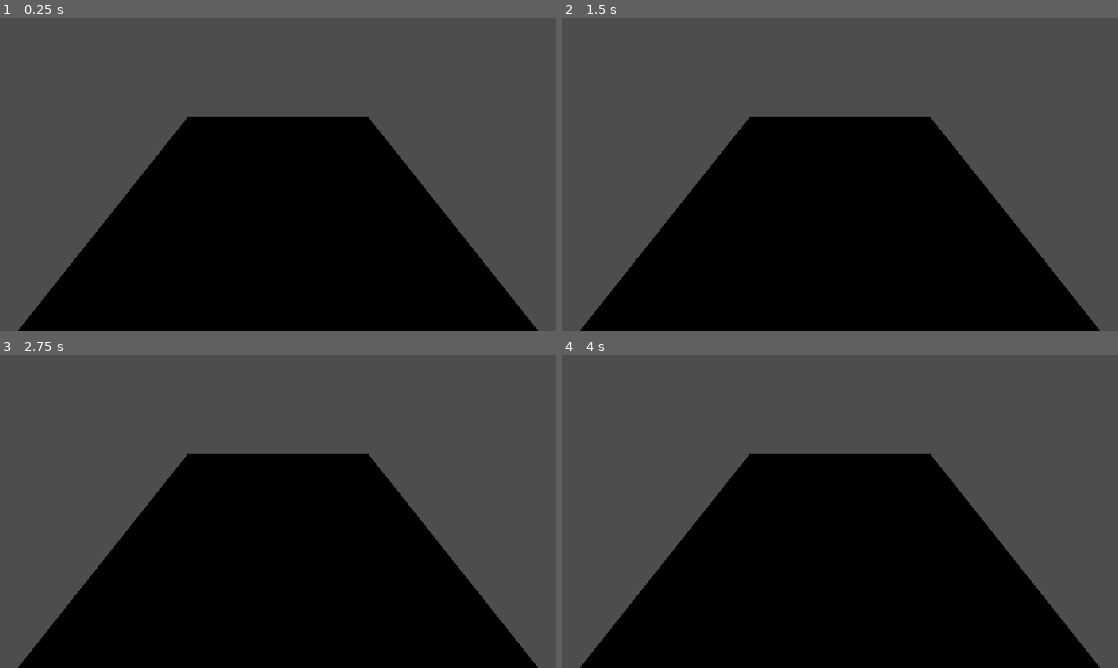
Above: before the commit, frames 1-4 (two rows, left to right).
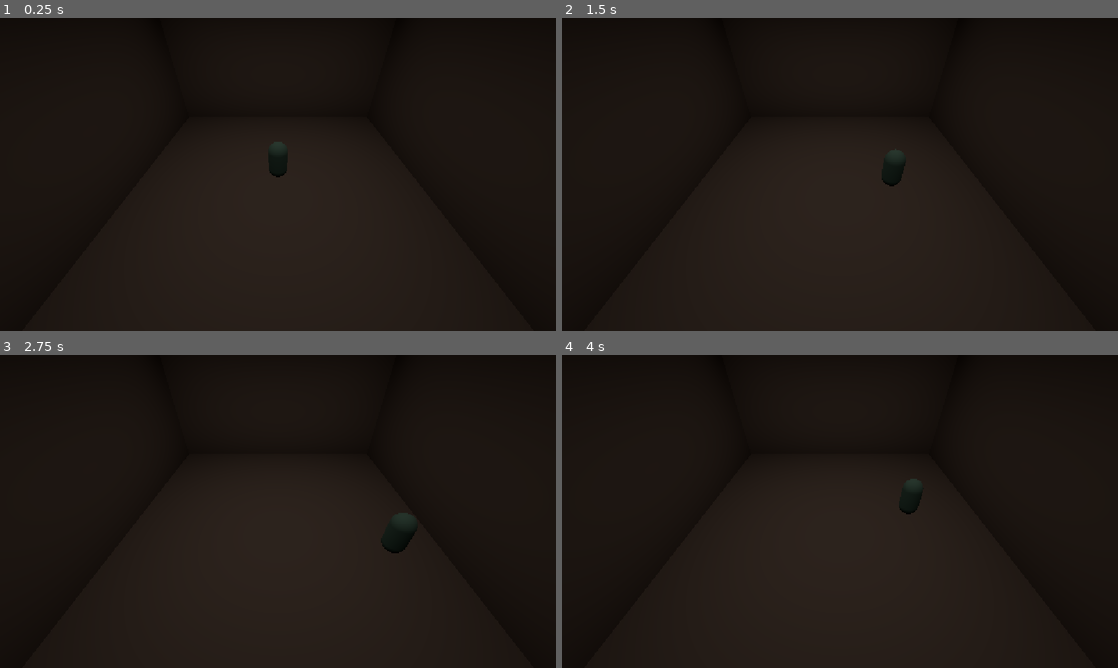
Above: after the commit, the same moments.

Repository: wahaj-47/project-century-city
Game: Godot game, scene res://main.tscn
The game is run twice, just before and just after one commit, with the same random seed, the same clock (stepped at 60 frames per second) and the same inputs.
Inputs:
- Up to frame 1 (0.25 s): no input
- Up to frame 2 (1.5 s): tap Enter at 0.5 s; hold D (move_right) 0.53-1.28 s; tap Space (jump) at 0.6, 0.77, 1.07, 1.35 s; hold S (move_backward) from 1.28 s (still down)
- Up to frame 3 (2.75 s): tap Space (jump) at 1.52, 1.82, 2.1 s; release S (move_backward) at 2.03 s; hold D (move_right) from 2.03 s (still down)
- Up to frame 4 (4 s): release D (move_right) at 2.78 s; hold W (move_forward) 2.78-3.53 s; tap Space (jump) at 2.85, 3.02, 3.32, 3.6, 3.77 s; hold A (move_left) from 3.53 s (still down)

The runs differ from the first frame. In frame 1, 99% of the frame differs, in the area x 0-100%, y 0-100%; in frame 2, 99%; in frame 3, 99%; in frame 4, 99%.

Commit message:
light added

Diff:
--- a/main.tscn
+++ b/main.tscn
@@ -1,6 +1,7 @@
 [gd_scene format=3 uid="uid://jsnesmd30dqv"]
 
 [ext_resource type="PackedScene" uid="uid://6526a3mmxeke" path="res://player.tscn" id="1_ig7tw"]
+[ext_resource type="PackedScene" uid="uid://bmsruei8wasj7" path="res://wall.tscn" id="2_0xm2m"]
 
 [sub_resource type="BoxShape3D" id="BoxShape3D_d0u6y"]
 size = Vector3(60, 2, 60)
@@ -27,5 +28,23 @@
 
 [node name="Player" parent="." unique_id=429383614 instance=ExtResource("1_ig7tw")]
 transform = Transform3D(1, 0, 0, 0, 1, 0, 0, 0, 1, 0, 3.9384542, 0)
-SPEED = 10.0
-JUMP_VELOCITY = 10.0
+
+[node name="frontWall" parent="." unique_id=924173895 instance=ExtResource("2_0xm2m")]
+transform = Transform3D(1, 0, 0, 0, 1, 0, 0, 0, 1, 0, 15, -30)
+
+[node name="leftWall" parent="." unique_id=1966242544 instance=ExtResource("2_0xm2m")]
+transform = Transform3D(-4.371139e-08, 0, 1, 0, 1, 0, -1, 0, -4.371139e-08, -30, 15, 0)
+
+[node name="rightWall" parent="." unique_id=1324519208 instance=ExtResource("2_0xm2m")]
+transform = Transform3D(-4.371139e-08, 0, 1, 0, 1, 0, -1, 0, -4.371139e-08, 30, 15, 0)
+
+[node name="AreaLight3D" type="AreaLight3D" parent="." unique_id=531318694]
+transform = Transform3D(1, 0, 0, 0, -4.371139e-08, 1, 0, -1, -4.371139e-08, 0, 32.448242, 4.958065)
+light_color = Color(0.76909083, 0.6363484, 0.55337226, 1)
+light_energy = 16.0
+light_indirect_energy = 16.0
+light_volumetric_fog_energy = 0.0
+light_size = 1.0
+shadow_enabled = true
+area_range = 45.285
+area_size = Vector2(60, 60)
--- a/player.gd
+++ b/player.gd
@@ -1,8 +1,8 @@
 extends CharacterBody3D
 
 
-@export var SPEED = 5.0
-@export var JUMP_VELOCITY = 4.5
+@export var SPEED = 14
+#@export var JUMP_VELOCITY = 4.5
 
 
 func _physics_process(delta: float) -> void:
@@ -10,9 +10,9 @@
 	if not is_on_floor():
 		velocity += get_gravity() * delta
 
-	# Handle jump.
-	if Input.is_action_just_pressed("jump") and is_on_floor():
-		velocity.y = JUMP_VELOCITY
+	## Handle jump.
+	#if Input.is_action_just_pressed("jump") and is_on_floor():
+		#velocity.y = JUMP_VELOCITY
 
 	# Get the input direction and handle the movement/deceleration.
 	# As good practice, you should replace UI actions with custom gameplay actions.
--- /dev/null
+++ b/wall.tscn
@@ -0,0 +1,15 @@
+[gd_scene format=3 uid="uid://bmsruei8wasj7"]
+
+[sub_resource type="BoxMesh" id="BoxMesh_dhrd0"]
+size = Vector3(60, 30, 1)
+
+[sub_resource type="BoxShape3D" id="BoxShape3D_dhrd0"]
+size = Vector3(60, 30, 1)
+
+[node name="Wall" type="StaticBody3D" unique_id=924173895]
+
+[node name="MeshInstance3D" type="MeshInstance3D" parent="." unique_id=1270622228]
+mesh = SubResource("BoxMesh_dhrd0")
+
+[node name="CollisionShape3D" type="CollisionShape3D" parent="." unique_id=1403979386]
+shape = SubResource("BoxShape3D_dhrd0")
